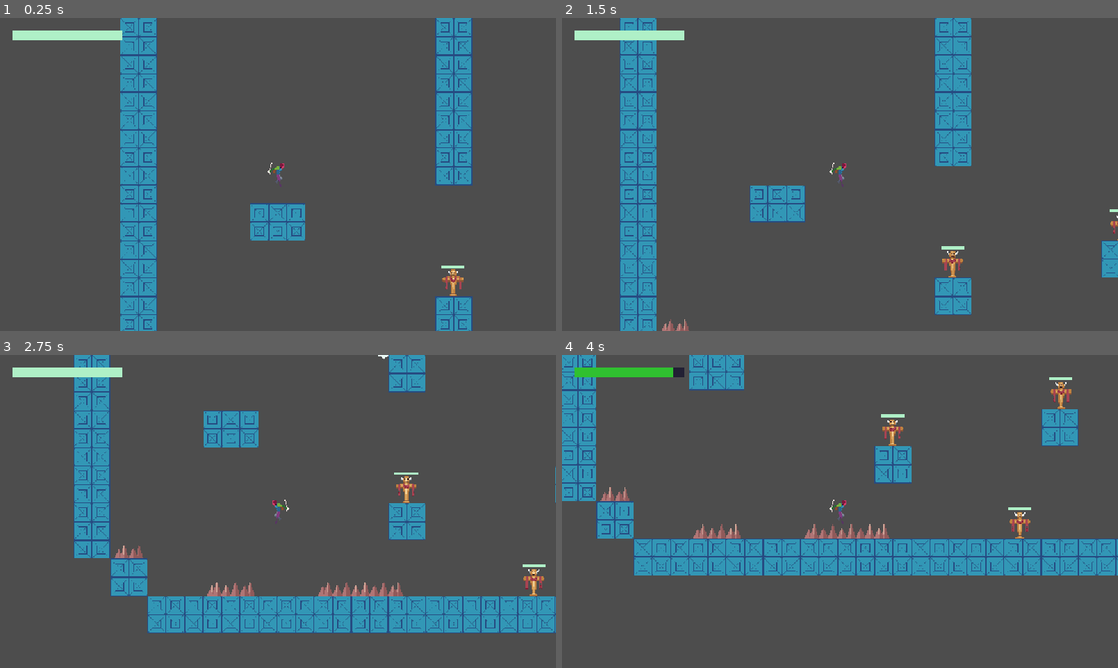
Above: before the commit, frames 1-4 (two rows, left to right).
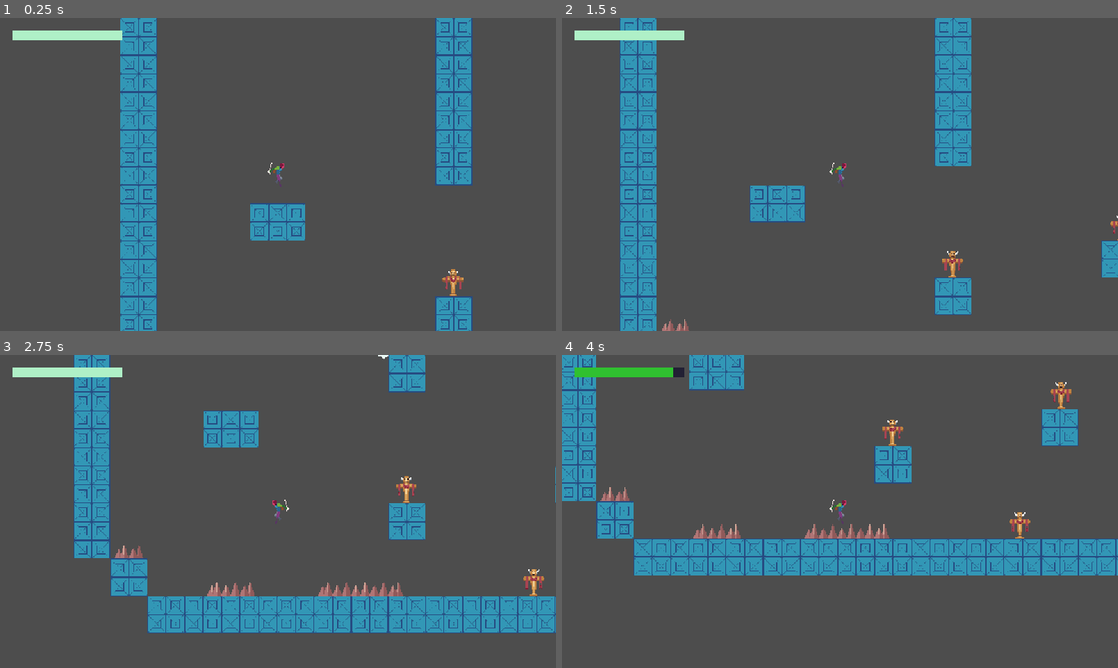
Above: after the commit, the same moments.

Repository: jbradlim08/MindBlade
Game: Godot game, scene res://Scene/level.tscn
Same seed, same stepped clock (60 frames per second), same inputs: the game is played once before the commit and once after it.
Inputs (mouse positions are in pixels of both pictures, inside the frame that each line leads up to):
- Up to frame 1 (0.25 s): no input
- Up to frame 2 (1.5 s): tap Enter at 0.5 s; move the mouse to (962, 158) at 0.52 s; hold D (right) from 0.53 s (still down); click (962, 158) at 0.6 s; tap Space (jump) at 0.77 s; move the mouse to (728, 190) at 1.27 s; tap Middle mouse button (middle-mouse) at 1.35 s
- Up to frame 3 (2.75 s): tap Space (jump) at 1.52 s; move the mouse to (333, 442) at 2.02 s; release D (right) at 2.03 s; hold A (left) from 2.03 s (still down); right-click (333, 442) at 2.1 s
- Up to frame 4 (4 s): move the mouse to (812, 574) at 2.77 s; release A (left) at 2.78 s; hold D (right) from 2.78 s (still down); tap Shift at 2.85 s; click (812, 574) at 2.92 s; tap Space (jump) at 3.02, 3.77 s; move the mouse to (834, 498) at 3.52 s; click (834, 498) at 3.6 s

The runs differ from the first frame. In frame 1, less than 0.1% of the frame differs, in the area x 79-84%, y 79-80%; in frame 2, less than 0.1%; in frame 3, less than 0.1%; in frame 4, 0.1%, in the area x 57-92%, y 7-50%.

Commit message:
Hide enemy healthbar if the hp is still max

Diff:
--- a/enemy/base_enemy.gd
+++ b/enemy/base_enemy.gd
@@ -21,6 +21,7 @@
 		 Constants.PLAYER_GROUP
 	)
 	# setup the initial hp for enemy
+	health_bar.hide()
 	health_bar.init_setup(hp)
 
 func _physics_process(delta: float) -> void:
@@ -28,6 +29,7 @@
 
 
 func take_damage(amount: int) -> void:
+	health_bar.show()
 	hp -= amount
 	print(hp)
 	if hp <= 0.0:
--- a/enemy/ground/dummy.tscn
+++ b/enemy/ground/dummy.tscn
@@ -153,8 +153,8 @@
 autoplay = "idle"
 
 [node name="EnemyHealthBar" parent="." index="7"]
-level_low = 10
-level_med = 25
+level_low = 15
+level_med = 30
 level_max = 40
 _size = Vector2(40, 5)
-_position = Vector2(-20, -30)
+_position = Vector2(-20, -35)
